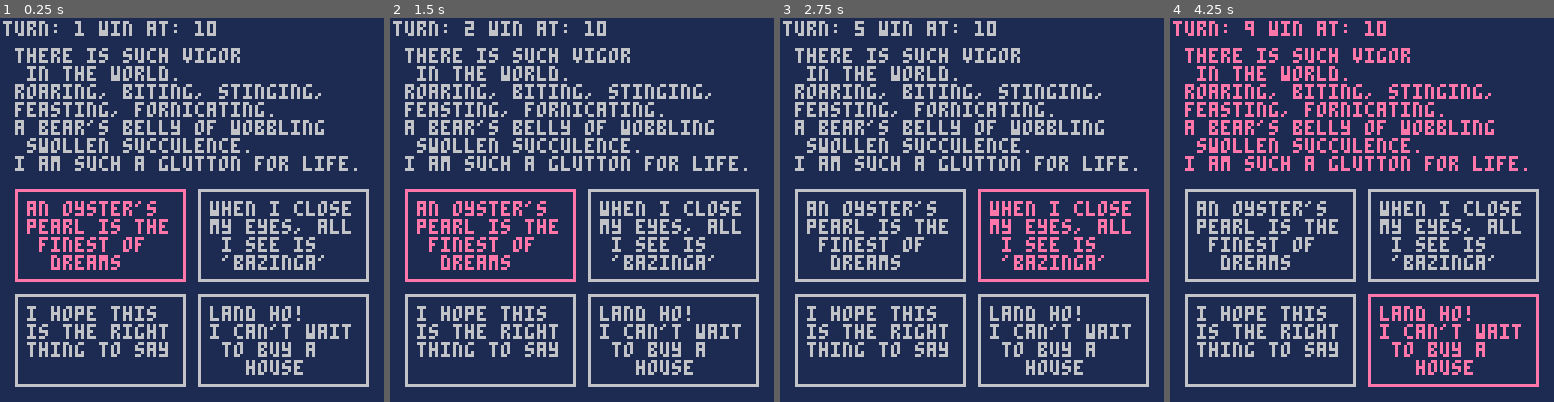
Above: before the commit, frames 1-4 (left to right).
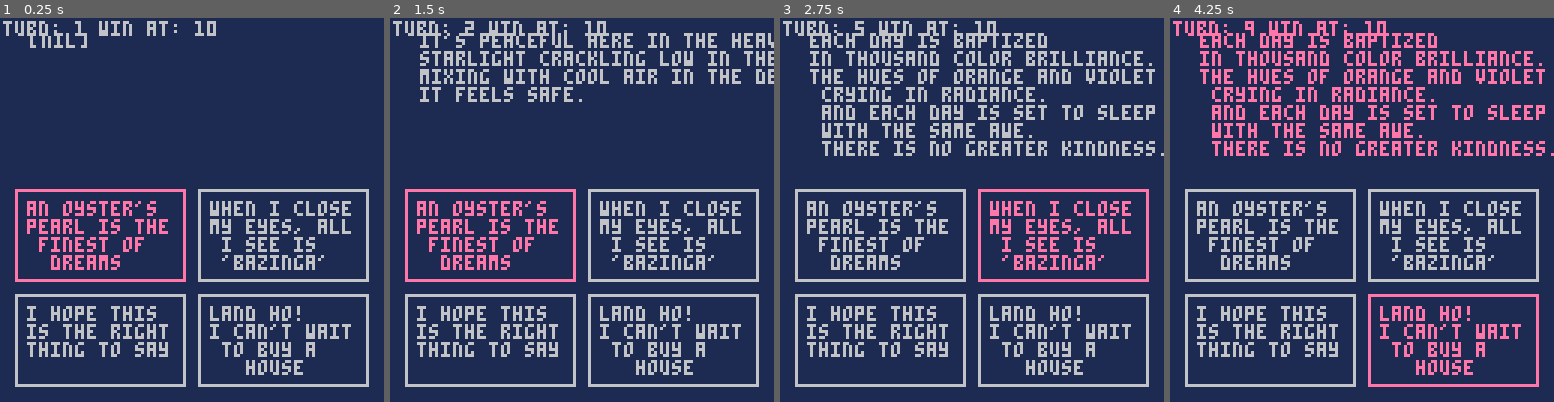
Above: after the commit, the same moments.

Repository: eschmiel/LD49
Game: PICO-8 cartridge ld49.p8
The game is run twice, just before and just after one commit, with the same random seed, the same clock (stepped at 60 frames per second) and the same inputs.
Inputs:
- Up to frame 1 (0.25 s): no input
- Up to frame 2 (1.5 s): tap O (Z key) at 0.7 s
- Up to frame 3 (2.75 s): hold Right 1.6-2.1 s; tap O (Z key) at 1.7, 2.1, 2.5 s; hold Up 2.15-2.42 s; hold Right from 2.47 s (still down)
- Up to frame 4 (4.25 s): tap O (Z key) every 0.4 s from 2.9 to 4.1 s; release Right at 3.03 s; hold Left 3.08-3.58 s; hold Down 3.63-3.97 s; hold Right from 4.02 s (still down)

The runs differ from the first frame. In frame 1, 7.6% of the frame differs, in the area x 3-93%, y 3-40%; in frame 2, 11%; in frame 3, 14%, in the area x 3-100%, y 3-40%; in frame 4, 14%.

Commit message:
added cosmic force prompts

Diff:
--- a/controls.lua
+++ b/controls.lua
@@ -17,7 +17,7 @@
             chosen_topic = dialogue_options[selected].topics[topic_index]
             commune_with_force(cosmic_force, chosen_topic)
         end
-
+        cosmic_force.new_prompt()
         current_turn += 1
     end
 end
--- a/cosmic_force.lua
+++ b/cosmic_force.lua
@@ -8,6 +8,10 @@
 
     for x=1, #master_topic_list do
         cosmic_force.disposition[x] = flr(rnd(11)) - 5
+    end
+
+    cosmic_force.new_prompt = function()
+        cosmic_force.prompt = flr(rnd(12))
     end
 
     return cosmic_force
@@ -22,8 +26,9 @@
 end
 
 function force_muses()
-    print("there is such vigor\n in the world. \nroaring, biting, stinging, \nfeasting, fornicating. \na bear's belly of wobbling\n swollen succulence. \ni am such a glutton for life.", 5, 10)
+    --print("there is such vigor\n in the world. \nroaring, biting, stinging, \nfeasting, fornicating. \na bear's belly of wobbling\n swollen succulence. \ni am such a glutton for life.", 5, 10)
     --print("have you ever labored in\n futility? to work so \nhard towards an impossible \n goal? was it worth it?", 10, 20)
+    print(content_prompts[cosmic_force.prompt], 10, 5)
 end
 
 function display_force_status(force)
--- /dev/null
+++ b/cosmic_force_prompts.lua
@@ -0,0 +1,38 @@
+function get_aggressive_prompts()
+
+prompts = {
+    "why do I even bother \nhelping you?! i expected\n so much more from this. \ni expected so much more \nfrom you",
+    "have you ever labored in\n futility? to work so \nhard towards an impossible \n goal? was it worth it?",
+    "i didn't think i\n was capable of this. \ni'm glad we met. \ni've never done anything right\n until i met you.",
+    "why do I even try?\n i knew this was a mistake.\n i knew it from the \nbeginning. i knew better\n and i still did this.\n why can't i just listen\n to myself when i know\n i'm right?",
+    "flight is not such a beautiful thing.\n you're free in the sky\n but you have no stability.\n the earth lies below to shatter you.\n climbing the heavens only strangles you.",
+    "all that lives, dies. \ndeath is the birthright of anything\n that dares to do something\n so audacious as to live.\n to disturb the silence.\n well, live then.\n it will be quiet again soon enough.",
+    "there's a lot of indifference in the world.\nthe waves, the cold, the wind.\n they would carry on \neven if neither of us were here.",
+    "nature is a violent thing,\n full of maelstroms and eruptions.\n the ash and soot make it difficult\n to see anything else.",
+    "i've spent centuries studying some things\n and i still feel no closer\n to understanding them.\n it makes me wonder if\n i even really learned anything.",
+    "education is an exercise in vanity. \nit's just people desperate to make themselves\n feel superior to others. \nyou may not have wealth or friends\n but at least you can snidely look down \non that didn't waste their time\n the same way you did.",
+    "have you given up on\n ever learning the truth?\n are you really ready \nto just accept ignorance?\n can you make peace with that?",
+    "you only care about the facts\n if they make you right.\n it's not truth you’re after\n but evidence,\n even if it's manufactured and artificial."
+}
+
+return prompts
+end
+
+function get_content_prompts()
+    prompts = {
+        "the spark of life would be \nnaught but a dimming star\n amongst the sand \nif it were to have no dreams\n to fuel its fire",
+        "i'm losing myself.\n i'm losing you.\n it's not over though.\n it's not over. \nthis is no matter of fate.\n we are not doomed.",
+        "don't worry, my friend.\n this is nothing for me.\n all of the splendors of life\n and everything worthy\n is but a matter of will and whim.",
+        "do not let the grimness of \nyour circumstance dampen your efforts. \nlabor. \nsave yourself through your own labor.\n doom is but a choice.",
+        "each day is baptized \nin thousand color brilliance. \nthe hues of orange and violet\n crying in radiance.\n and each day is set to sleep\n with the same awe.\n there is no greater kindness.",
+        "there is such vigor in the world. \nroaring, biting, stinging,\n feasting, fornicating. \na bear's belly of \nwobbling swollen succulence. \ni am such a glutton for life.",
+        "it's peaceful here in the heavens. \nstarlight crackling low in the fireplace, \nmixing with cool air in the dead of night. \nit feels safe.",
+        "the crashing waves are endless and ancient. \nthey're always there so \nit's easy to get comfortable with them. \nbut they'll humble you quickly\n if you disregard them.",
+        "i am without age.\n i exist for no more reason\n than my own will. \nand as long as there is \nstill some mystery in the world, \ni will continue to will so.",
+        "ignorance is the natural state of life.\nbut ignorance is temporary\n for matters of interest.",
+        "knowledge is its own reward. \neverything you learn helps you \nunderstand the nature of things deeper, \neven if you can't quite connect the dots \nyet.",
+        "superstition is a man in the dark\n hallucinating light. \na mind in desperation \nclawing water for a life preserver. \nan inquiring mind does not need \nto be reduced to \nsuch wretched conditions"
+    }
+    return prompts
+
+end
--- a/ld49.p8
+++ b/ld49.p8
@@ -23,6 +23,9 @@
 	game_win = false
 	game_lose = false
 	current_turn = 1
+
+	aggressive_prompts = get_aggressive_prompts()
+	content_prompts = get_content_prompts()
 end
 
 function _update()
@@ -62,6 +65,7 @@
 #include cosmic_force.lua
 #include topics.lua
 #include controls.lua
+#include cosmic_force_prompts.lua
 
 __gfx__
 00000000000000000000000000000000000000000000000000000000000000000000000000000000000000000000000000000000000000000000000000000000
